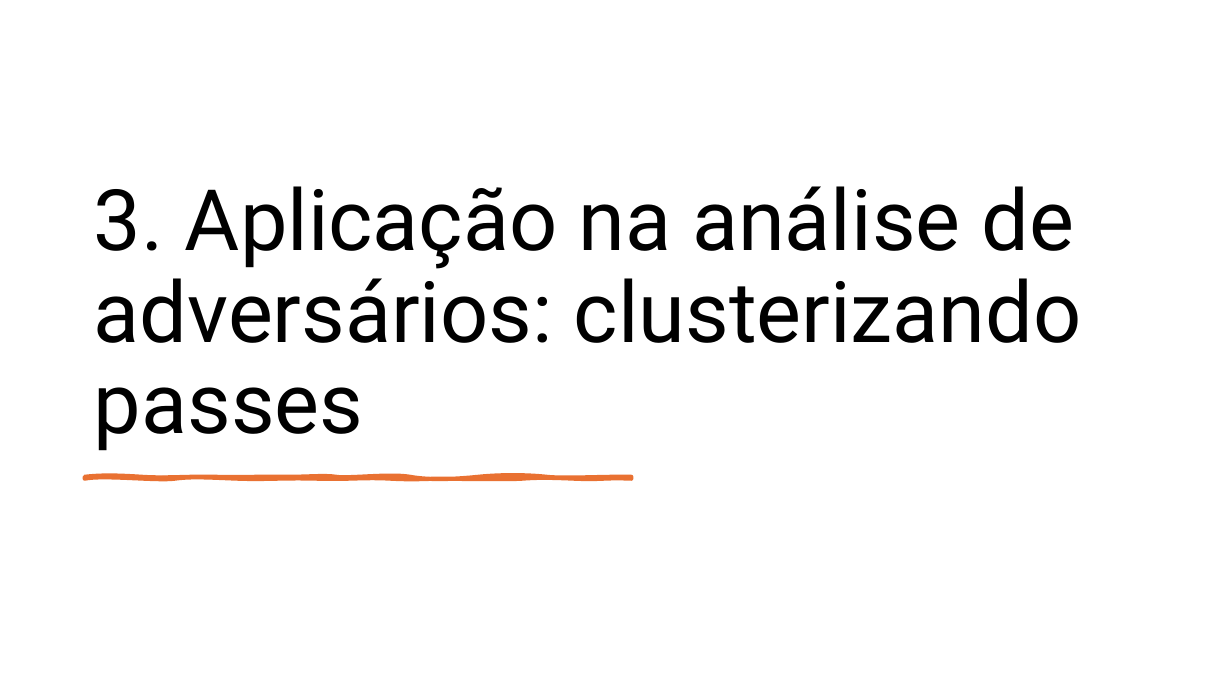
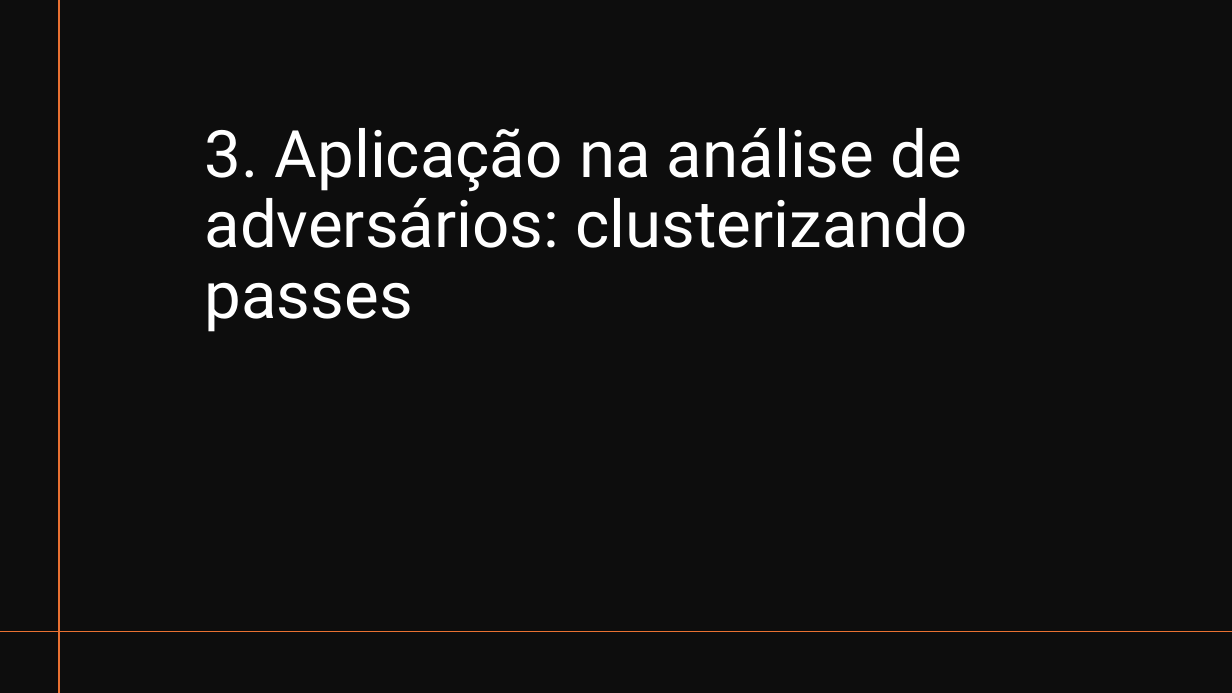
Before and after one commit to leomsafreire/aula_sdc_030625, a slide deck: slide 15 of aula_sdc.pptx. Drawn at 1232x693 pixels with LibreOffice and Linux fonts; fonts in the diff are those of the drawing. Boxes give left, top, right and bottom in pixels: in the first picture for what was removed or moved away, otherwise in the second. Text is boxed around its words. In the diff, an @@ line names an element or a change of style, - is before the commit and + after.

```diff
--- a/aula_sdc.pptx
+++ b/aula_sdc.pptx
@@ rectangle added at <box>0,0,1232,693</box>, fill #0D0D0D @@
@@ line added from (59, 0) to (59, 693), #E97132 1 pt @@
@@ title "3. Aplicação na análise de ...": place and size @@
-title "3. Aplicação na análise de ..." at <box>94,186,1082,451</box>
+title "3. Aplicação na análise de ..." at <box>205,128,967,332</box>
@@ title "3. Aplicação na análise de ..." at <box>205,128,967,332</box>: size 66 to 51 pt, text colour #000000 to #FFFFFF @@
@@ freeform shape removed at <box>85,477,632,479</box> @@
@@ line added from (1232, 632) to (0, 632), #E97132 1 pt @@
```
Also in this commit, not shown: 14 other slides changed.
